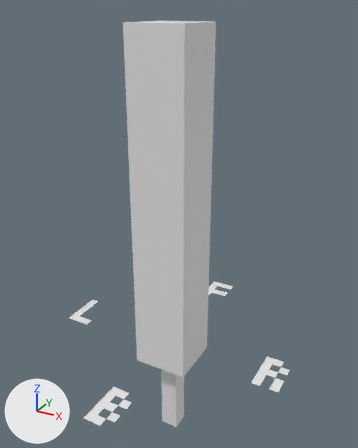
An edit to the OBJ model src/main/resources/assets/tolaserblade/models/item/laser_blade.obj, drawn before and after from the same camera.
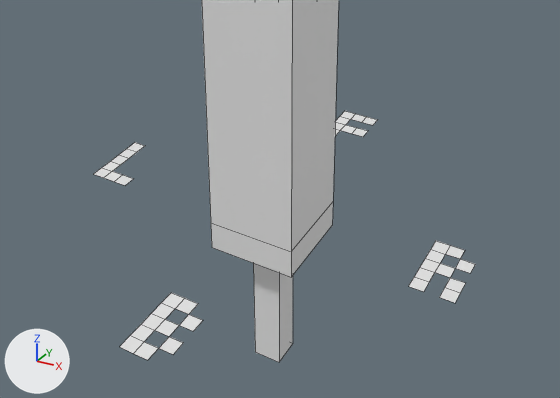
Each version appears first whole from a 50 mm lens placed at (0.731, -1.281, 1.477), pointed at (0.0, 0.047, 0.813), and next in a close-up on the part from 4% to 95% of the width and 48% to 100% of the height. Arrows for +X, +Y and +Z are at lower left; the lights stay in place. The close-ups show mesh edges as thin lines. Materials are left out; every surface is plain grey. Where no turn or scale is listed for an object, it has been applied to the vertices.

Objects in the first close-up: 'laser_blade'.
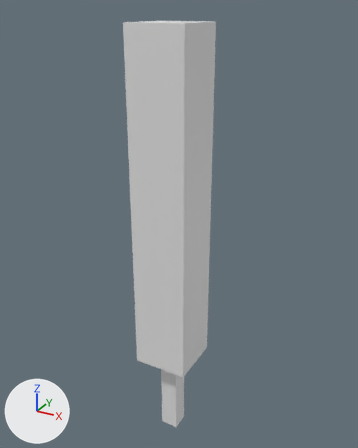
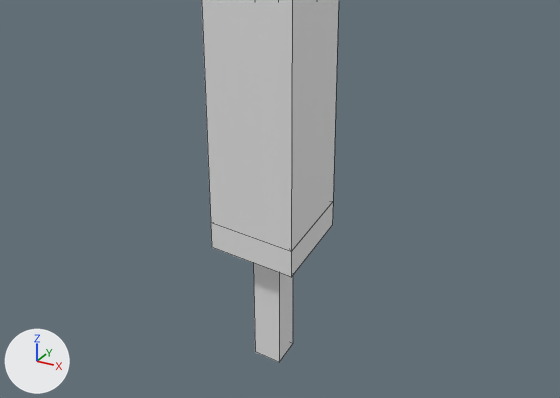
Pixel boxes [x1, y1, x2, y2] of what changed, in the close-ups (560 x 398 px):
'laser_blade', reshaped: before [94, 0, 475, 362]; after [202, 0, 339, 362]
part 1 of me_laser_blade, deleted: before [409, 241, 475, 303]
part 2 of me_laser_blade, deleted: before [120, 293, 203, 360]
part 3 of me_laser_blade, deleted: before [335, 111, 377, 137]
part 4 of me_laser_blade, deleted: before [94, 143, 144, 185]

What the commit changed:
me_laser_blade has 121 vertices, 65 faces and spans x -0.42..0.42, y -0.45..0.45, z 0.0..1.438.
me_laser_blade is used by ob_laser_blade; location (0.0, 0.0, 0.0).
me_laser_blade part 1: the loose piece of 23 vertices spanning x 0.33..0.42, y -0.075..0.075, z 0.375 is deleted.
me_laser_blade part 2: the loose piece of 22 vertices spanning x -0.045..0.045, y -0.45..-0.3, z 0.375 is deleted.
me_laser_blade part 3: the loose piece of 20 vertices spanning x -0.045..0.045, y 0.3..0.45, z 0.375 is deleted.
me_laser_blade part 4: the loose piece of 16 vertices spanning x -0.42..-0.33, y -0.075..0.075, z 0.375 is deleted.
